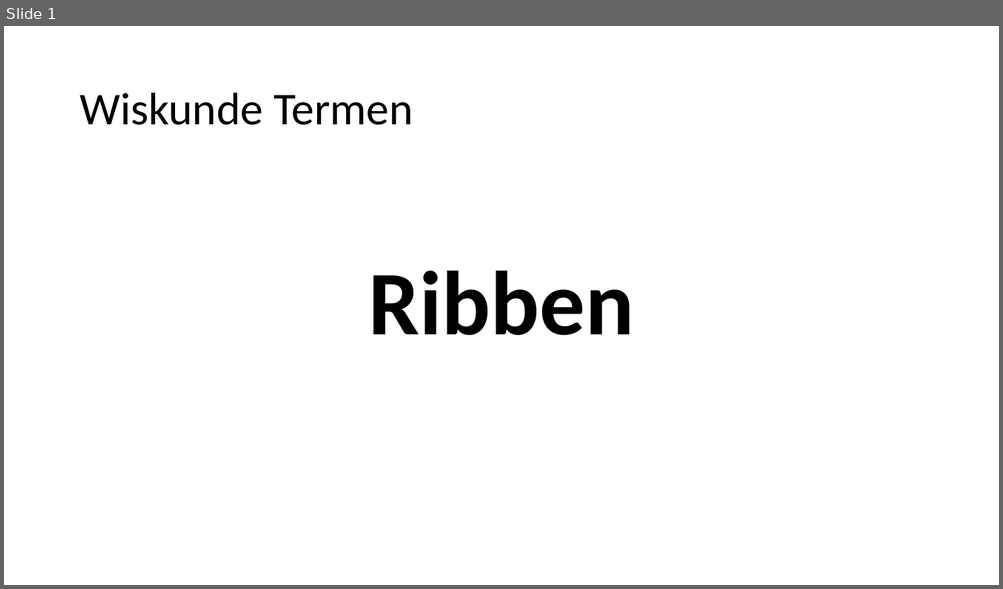
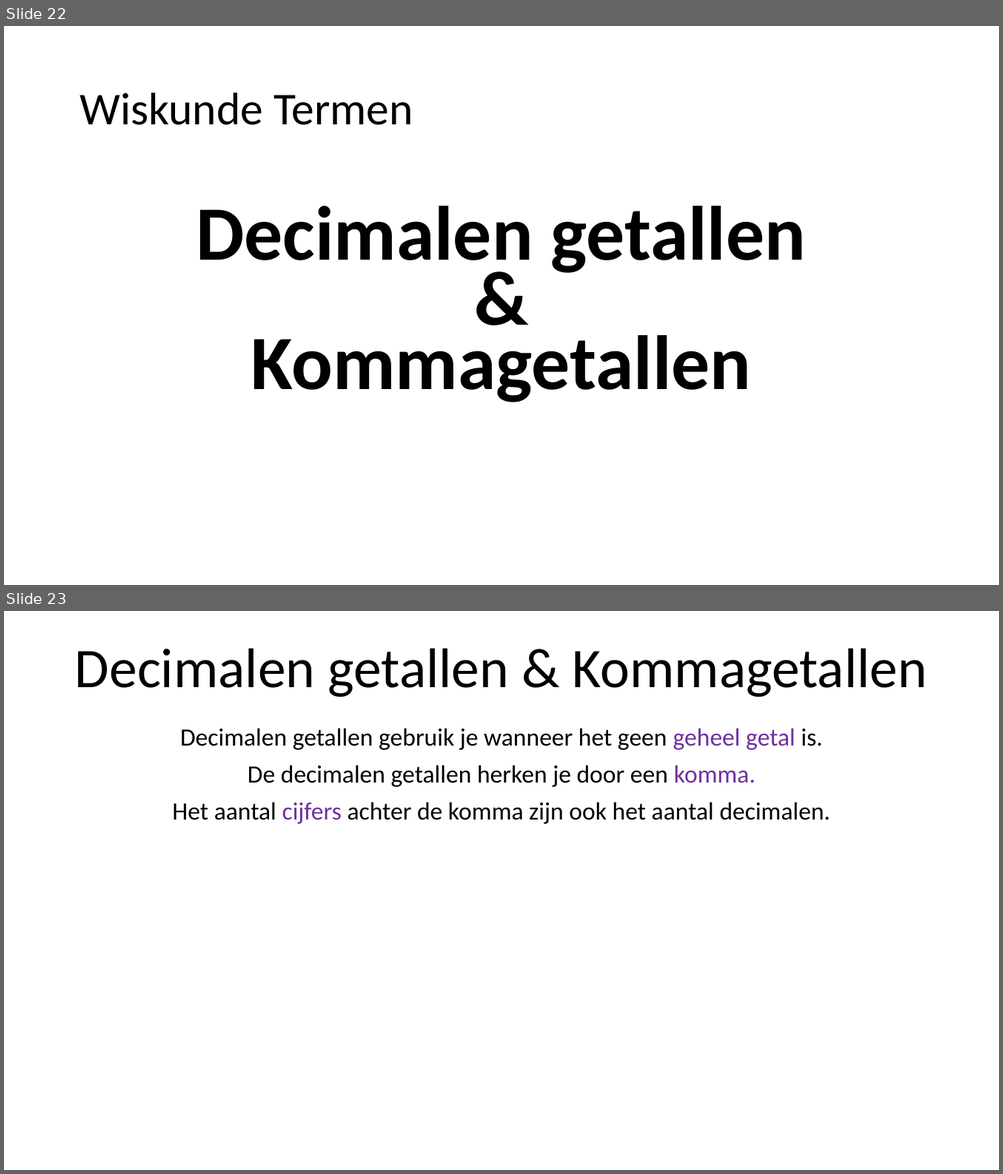
Before and after one commit to heinvinkel/wiskundetermen, a slide deck: getallen en variabelen/AAAAGetallen en variabelen.pptx. Shown one above the other, each under a label of ours: slide 1 before the commit, slides 22 and 23 after it. The pictures are 1003x589 and 1003x1174 pixels, drawn with LibreOffice and Linux fonts; fonts in the diff are those of the drawing. Boxes give left, top, right and bottom in pixels: in the first picture for what was removed or moved away, otherwise in the second. Text is boxed around its words. In the diff, an @@ line names an element or a change of style, - is before the commit and + after.

```diff
--- a/getallen en variabelen/AAAAGetallen en variabelen.pptx
+++ b/getallen en variabelen/AAAAGetallen en variabelen.pptx
@@ slide 23 added at (4,611,999,1170), background #FFFFFF @@
@@ title added at (75,648,927,697), 54 pt, text #000000 @@
+Decimalen getallen & Kommagetallen
@@ subtitle added at (172,728,831,824), 24 pt, text #000000 @@
+Decimalen getallen gebruik je wanneer het geen geheel getal is.
+De decimalen getallen herken je door een komma.
+Het aantal cijfers achter de komma zijn ook het aantal decimalen.
@@ what was slide 1 is now slide 22 @@
@@ slide 22 changed as well @@
@@ text at (196,206,805,403): text changed; size 87.8 to 74.2 pt @@
-Ribben
+Decimalen getallen
+&
+Kommagetallen
```
Also in this commit, not shown: 22 other slides added, 2 slides removed, 12 other files.
